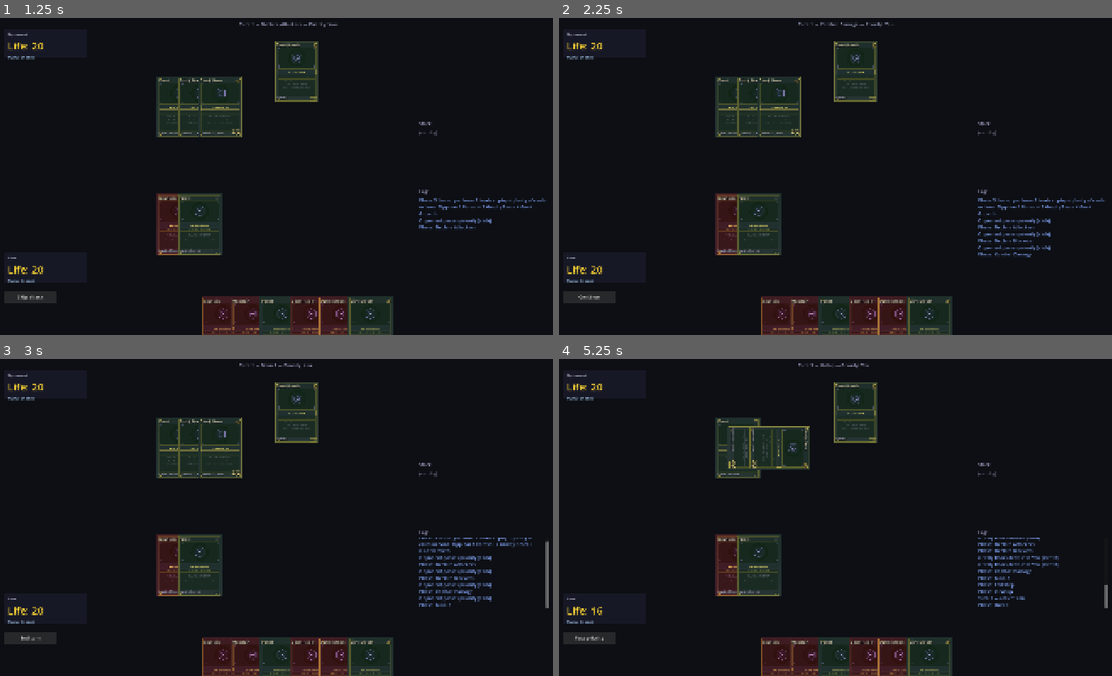
Above: before the commit, frames 1-4 (two rows, left to right).
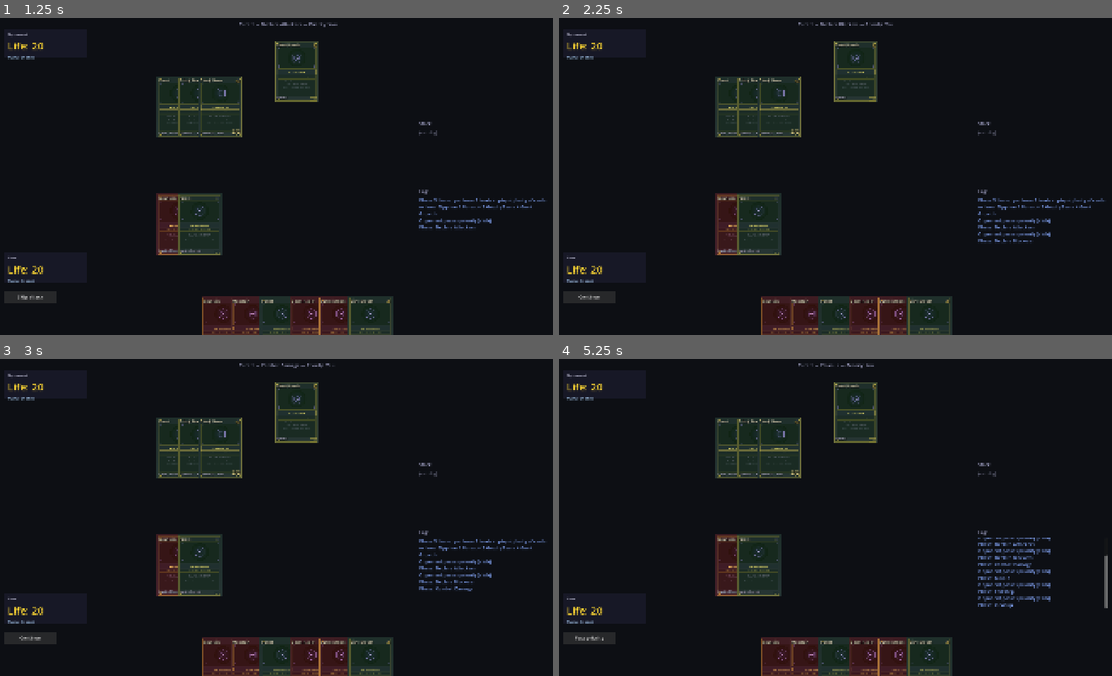
Above: after the commit, the same moments.

Repository: VoeJozzo/Magiclike
Game: Godot game, scene res://scenes/game/game_board.tscn
Same seed, same stepped clock (60 frames per second), same inputs: the game is played once before the commit and once after it.
Inputs:
- Up to frame 1 (1.25 s): click "Move to combat" at 0.5 s
- Up to frame 2 (2.25 s): click "Skip attack" at 1.25 s; click "Continue" at 2 s
- Up to frame 3 (3 s): click "Continue" at 2.75 s
- Up to frame 4 (5.25 s): click "End turn" (after the commit: "Continue") at 3.5 s; click "Pass priority" (after the commit: "End turn") at 4.25 s; click "Pass priority" at 5 s

Frame 1 is identical in both runs. In frame 2, 0.2% of the frame differs, in the area x 47-89%, y 1-76%; in frame 3, 1.8%; in frame 4, 2.3%, in the area x 5-100%, y 1-81%.

Commit message:
Fix: opp's turn auto-cycled past your block window; bears never untapped
Three issues from manual play-through:

1. Opp's whole turn auto-cycled instantly, including their COMBAT_BLOCK
   phase — which is YOUR window to declare blockers as defender.
   _settle_state now stops at opp's COMBAT_BLOCK if there are attackers,
   letting you place blockers. (Skipped if there are no attackers, so
   empty COMBAT_BLOCK doesn't force a click.)

2. Priority during COMBAT_BLOCK was always given to the active player.
   Per MTG, the defender (non-active player) gets first priority during
   the block step to declare blockers. _advance_phase now grants
   priority to the defender during COMBAT_BLOCK only.

3. Opp's "always attack" AI tapped every bear every turn, leaving them
   unable to block on your turn — making opp effectively defenseless
   forever. _opp_auto_declare_attackers_phase3 now leaves one creature
   back for defense if opp has 2+ available creatures.

All three smoke tests pass.

Co-Authored-By: Claude Opus 4.7 (1M context) <noreply@anthropic.com>

Diff:
--- a/engine/engine.gd
+++ b/engine/engine.gd
@@ -212,10 +212,19 @@
 		return  # avoid recursion if a sub-action triggers state changes
 	_settling = true
 	var safety: int = 50  # cap iterations to detect infinite loops
-	while _state.active_player_key == "opp" and _state.winner == "" and safety > 0:
+	while _state.winner == "" and safety > 0:
 		safety -= 1
-		# On opp's turn with no AI, auto-pass priority and advance phases
-		# (or resolve top of stack — though stack should be empty for Phase 2).
+		# On player's turn, stop auto-cycling — player needs to act.
+		if _state.active_player_key != "opp":
+			break
+		# Phase 3: stop at opp's COMBAT_BLOCK so the player can declare blockers
+		# (you are the defender during opp's combat). Skip the stop if there
+		# are no attackers — empty COMBAT_BLOCK has nothing to block, so we
+		# auto-pass through it instead of forcing the player to click.
+		if _state.phase_machine.current == PhaseMachine.Phase.COMBAT_BLOCK \
+				and not _state.attackers.is_empty():
+			break
+		# Otherwise auto-advance opp's turn (no real AI yet for Phase 3).
 		if not _state.stack.is_empty():
 			_resolve_top_of_stack()
 			_state.priority_player_key = _state.active_player_key
@@ -688,8 +697,13 @@
 					if c.template is CreatureResource:
 						c.clear_eot_modifiers()
 
-	# Reset priority for the new phase.
-	_state.priority_player_key = _state.active_player_key
+	# Reset priority for the new phase. COMBAT_BLOCK is special: the defender
+	# (non-active player) gets first priority to declare blockers, per MTG.
+	# Every other phase gives priority to the active player.
+	if _state.phase_machine.current == PhaseMachine.Phase.COMBAT_BLOCK:
+		_state.priority_player_key = _state.opponent_of(_state.active_player_key)
+	else:
+		_state.priority_player_key = _state.active_player_key
 	_reset_priority_passes()
 	_state.append_log("Phase: %s" % _state.phase_machine.phase_name())
 
@@ -744,12 +758,21 @@
 # proper heuristic AI ported from the JS prototype.
 
 func _opp_auto_declare_attackers_phase3() -> void:
-	# All untapped, non-summoning-sick creatures attack.
+	# Phase 3 simplification: attack with all untapped creatures EXCEPT
+	# leave one back for defense if there are 2+ available. Pure "always
+	# attack" leaves opp tapped and unable to block on your turn, which
+	# (per Joe's playtest feedback) results in an unblockable game.
+	var available: Array = []
 	for c in _state.opp.battlefield:
 		if not (c.template is CreatureResource):
 			continue
 		if c.tapped or c.summoning_sick:
 			continue
+		available.append(c)
+	var to_attack: Array = available.duplicate()
+	if available.size() >= 2:
+		to_attack.pop_back()  # keep one creature untapped for blocking next turn
+	for c in to_attack:
 		c.tapped = true
 		c.attacking = true
 		_state.attackers.append(c.instance_id)
